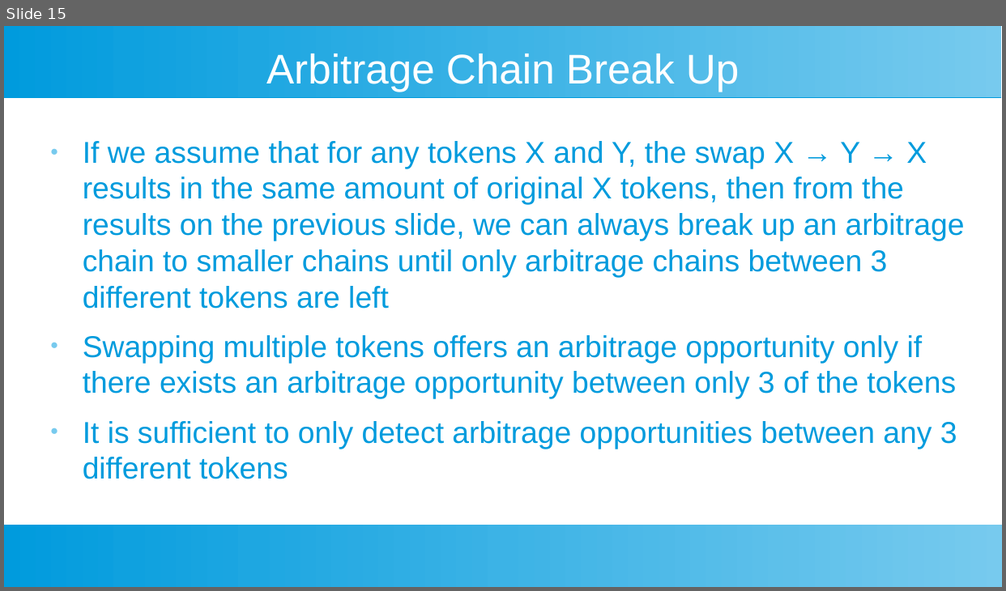
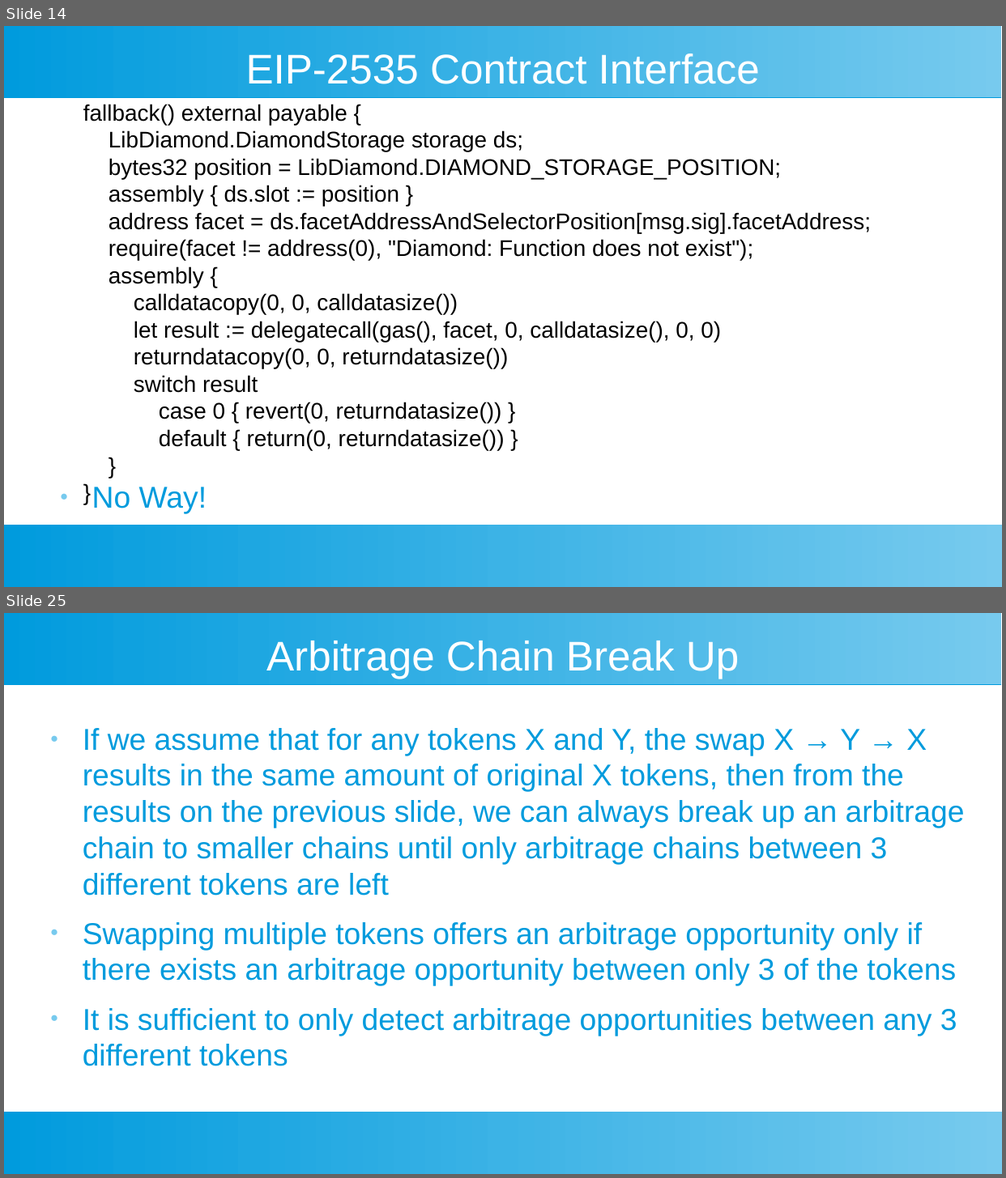
Before and after one commit to toongeorges/cryptoshares, a slide deck: design.odp. Shown one above the other, each under a label of ours: slide 15 before the commit, slides 14 and 25 after it; the slides between them are not shown. The pictures are 1006x591 and 1006x1178 pixels, drawn with LibreOffice and Linux fonts; fonts in the diff are those of the drawing. Boxes give left, top, right and bottom in pixels: in the first picture for what was removed or moved away, otherwise in the second. Text is boxed around its words. In the diff, an @@ line names an element or a change of style, - is before the commit and + after.

```diff
--- a/design.odp
+++ b/design.odp
@@ slide 14 added at [4,26,1002,587], background #FFFFFF; not listed: 2 template elements that a slide beside it also shows @@
@@ title added at [246,54,760,84], 33 pt, text #FFFFFF @@
+EIP-2535 Contract Interface
@@ text added at [83,104,871,450], 18 pt, text #000000 @@
+fallback() external payable {
+LibDiamond.DiamondStorage storage ds;
+bytes32 position = LibDiamond.DIAMOND_STORAGE_POSITION;
+assembly { ds.slot := position }
+address facet = ds.facetAddressAndSelectorPosition[msg.sig].facetAddress;
+require(facet != address(0), "Diamond: Function does not exist");
+assembly {
+calldatacopy(0, 0, calldatasize())
+let result := delegatecall(gas(), facet, 0, calldatasize(), 0, 0)
+returndatacopy(0, 0, returndatasize())
+switch result
+case 0 { revert(0, returndatasize()) }
+default { return(0, returndatasize()) }
+}
+}
@@ text added at [92,487,206,514], 24 pt, text #009BDD @@
+● No Way!
@@ what was slide 15 is now slide 25 @@
```
Also in this commit, not shown: 7 slides changed, 27 other slides added, 1 slide removed.
